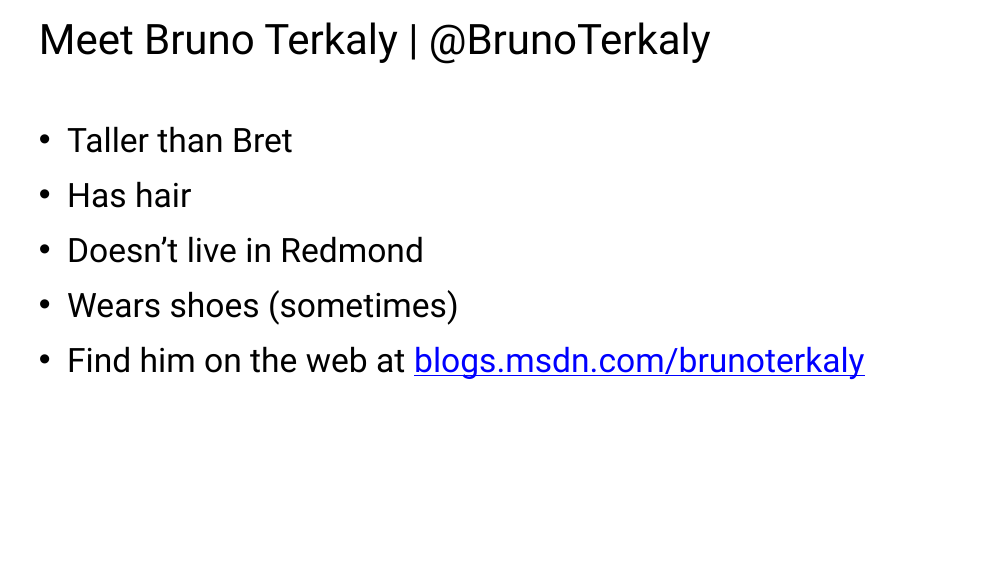
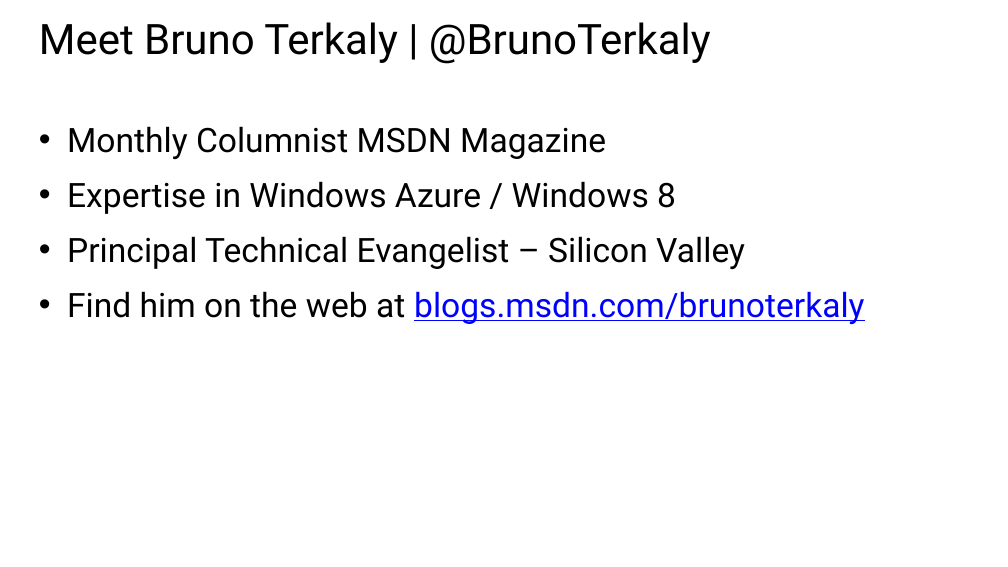
Before and after one commit to BretStateham/MVAWebServicesAndAzure, a slide deck: slide 2 of 01-WCFServices/01-WCFServices.pptx. Drawn at 1008x567 pixels with LibreOffice and Linux fonts; fonts in the diff are those of the drawing. Boxes give left, top, right and bottom in pixels: in the first picture for what was removed or moved away, otherwise in the second. Text is boxed around its words. In the diff, an @@ line names an element or a change of style, - is before the commit and + after.

```diff
--- a/01-WCFServices/01-WCFServices.pptx
+++ b/01-WCFServices/01-WCFServices.pptx
@@ text at (x1=67, y1=126, x2=745, y2=269): text changed @@
-• Taller than Bret
-• Has hair
-• Doesn’t live in Redmond
-• Wears shoes (sometimes)
+• Monthly Columnist MSDN Magazine
+• Expertise in Windows Azure / Windows 8
+• Principal Technical Evangelist – Silicon Valley
```
Also in this commit, not shown: 1 other slide changed, 2 other files.
